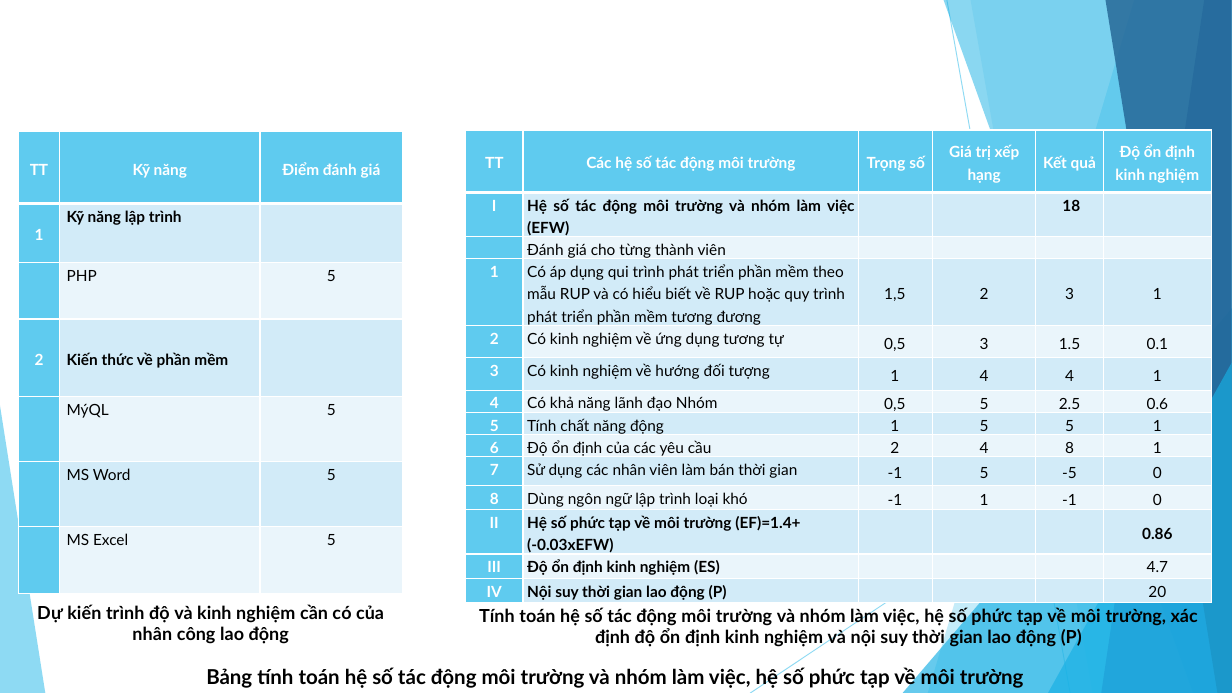
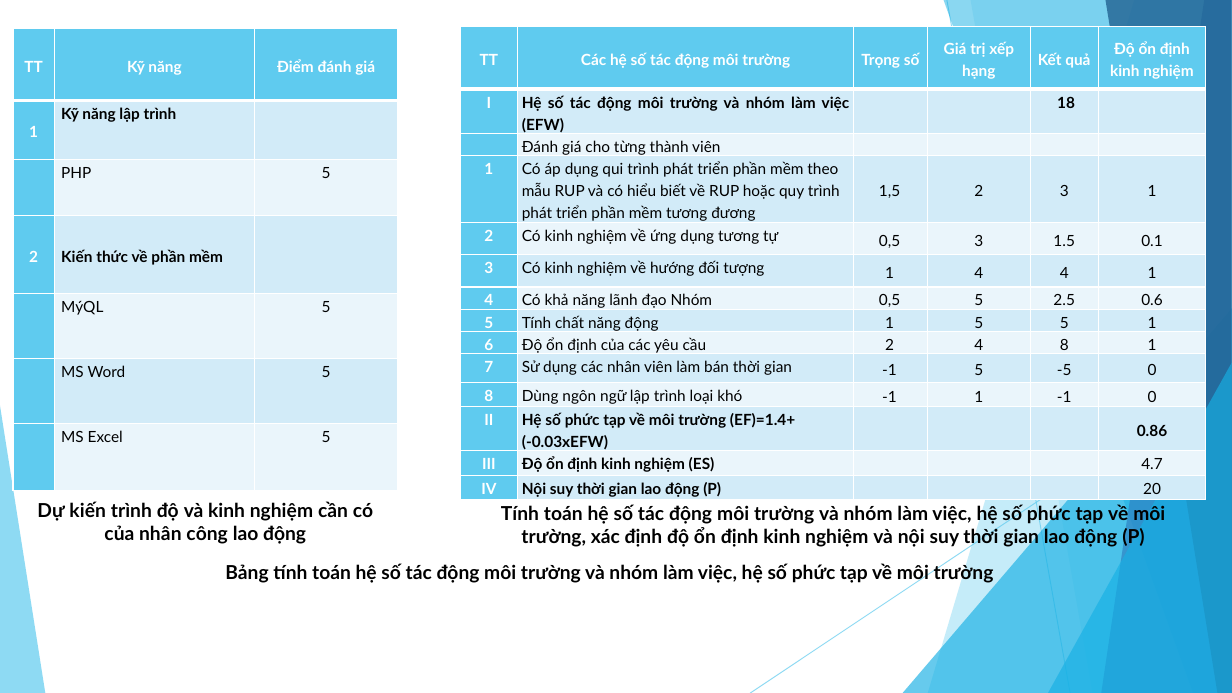
Before and after one commit to Project-Manager-Subject/ecom-shop, a slide deck: slide 21 of blog/docs/webiste_maytinh.pptx. Drawn at 1232x693 pixels with LibreOffice and Linux fonts; fonts in the diff are those of the drawing. Boxes give left, top, right and bottom in pixels: in the first picture for what was removed or moved away, otherwise in the second. Text is boxed around its words. In the diff, an @@ line names an element or a change of style, - is before the commit and + after.

```diff
--- a/blog/docs/webiste_maytinh.pptx
+++ b/blog/docs/webiste_maytinh.pptx
@@ text "Dự kiến trình độ và ..." at [37, 501, 374, 544]: size 14 to 15 pt @@
@@ text "Tính toán hệ số tác ...": place and size @@
-text "Tính toán hệ số tác ..." at [479, 606, 1198, 648]
+text "Tính toán hệ số tác ..." at [501, 503, 1165, 547]
@@ text "Tính toán hệ số tác ..." at [501, 503, 1165, 547]: size 14 to 15 pt @@
@@ 2 tables, 2 texts: place and size @@
-2 tables, 2 texts at [18, 130, 1211, 689]
+2 tables, 2 texts at [13, 27, 1205, 584]
@@ text "Bảng tính toán hệ số ..." at [225, 563, 994, 584]: size 16 to 15 pt @@
```
Also in this commit, not shown: 17 other slides changed, 10 slides added, 10 slides removed, 1 other file.
